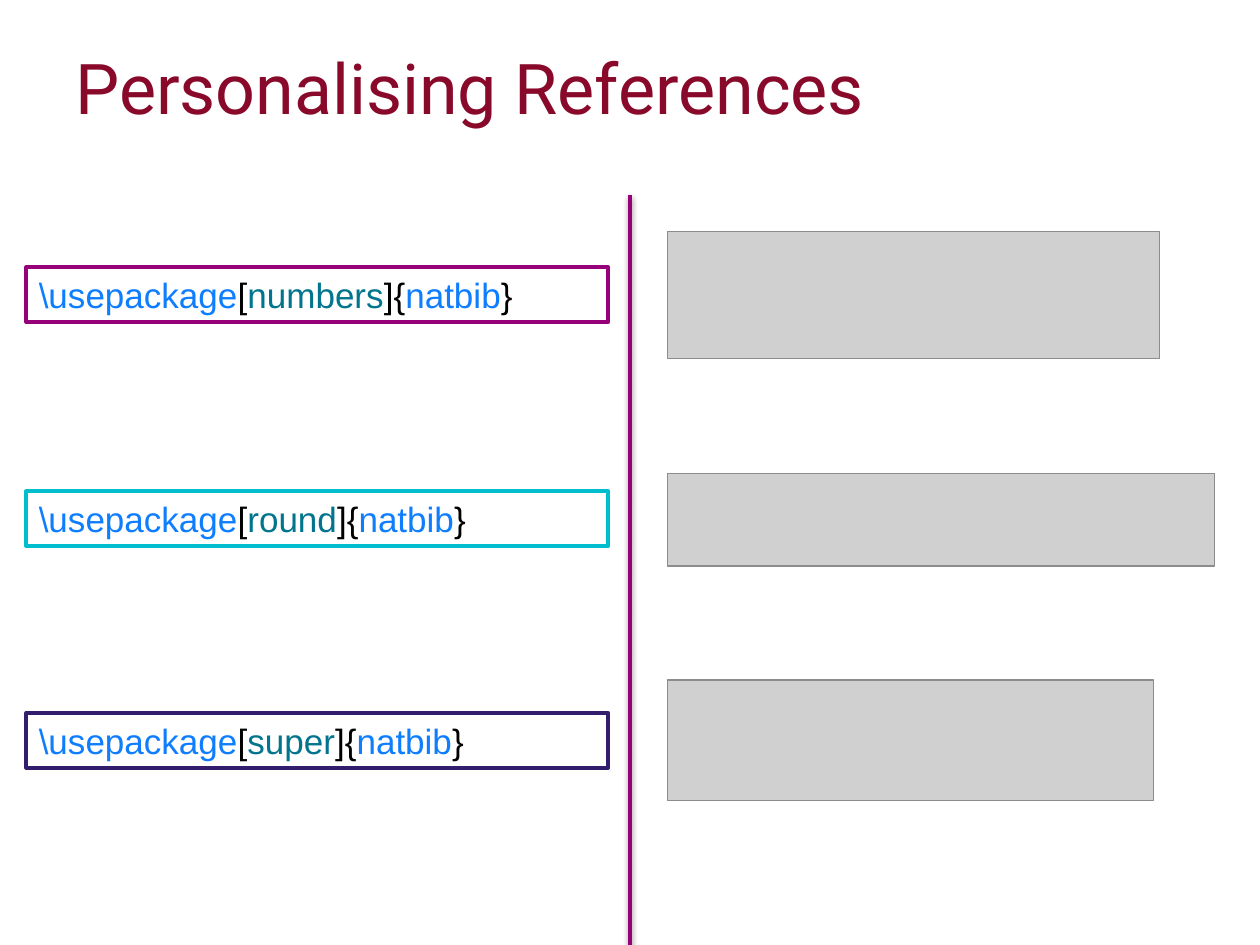
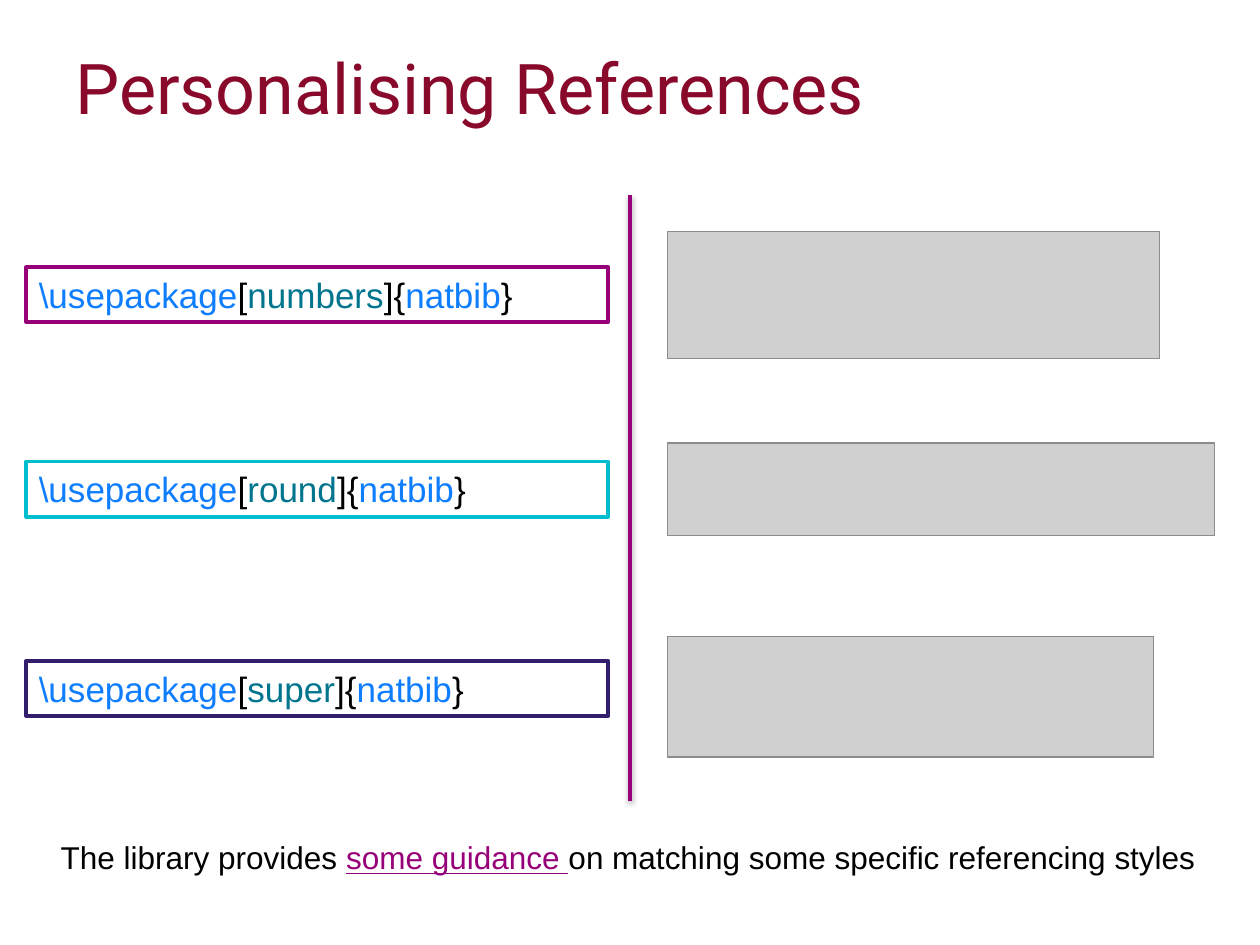
Before and after one commit to ImperialCollegeLondon/RCDS-writing-theses-in-latex, a slide deck: slide 38 of Writing Theses in Latex Slides.pptx. Drawn at 1260x945 pixels with LibreOffice and Linux fonts; fonts in the diff are those of the drawing; grey boxes stand for pictures; background and template pictures are left out. Boxes give left, top, right and bottom in pixels: in the first picture for what was removed or moved away, otherwise in the second. Text is boxed around its words. In the diff, an @@ line names an element or a change of style, - is before the commit and + after.

Commit message:
Minor edits

```diff
--- a/Writing Theses in Latex Slides.pptx
+++ b/Writing Theses in Latex Slides.pptx
@@ line moved from (630, 195) - (630, 945) to (630, 195) - (630, 801) @@
@@ picture: place and size @@
-picture at [668, 474, 1216, 566]
+picture at [668, 444, 1216, 536]
@@ rectangle "\usepackage[round]{natbib}": place and size @@
-rectangle "\usepackage[round]{natbib}" at [26, 491, 609, 547]
+rectangle "\usepackage[round]{natbib}" at [26, 461, 609, 517]
@@ picture: place and size @@
-picture at [668, 680, 1154, 801]
+picture at [668, 636, 1154, 757]
@@ rectangle "\usepackage[super]{natbib}": place and size @@
-rectangle "\usepackage[super]{natbib}" at [26, 713, 609, 769]
+rectangle "\usepackage[super]{natbib}" at [26, 660, 609, 716]
@@ text added at [61, 846, 1195, 875], 18 pt, text #000000 @@
+The library provides some guidance on matching some specific referencing styles
```
